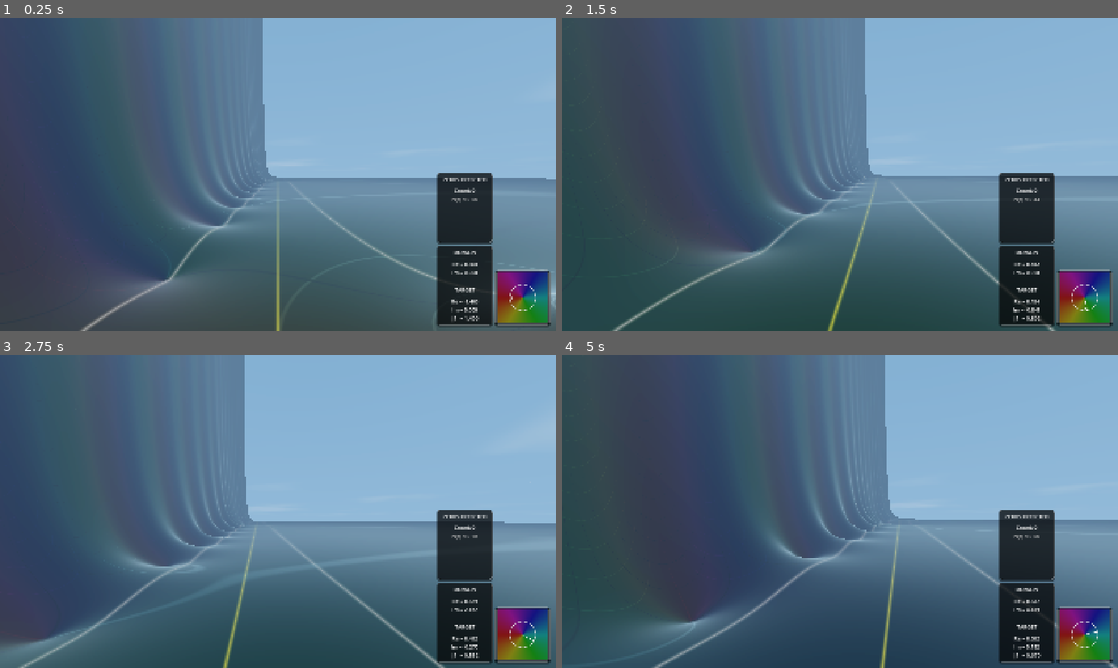
Above: before the commit, frames 1-4 (two rows, left to right).
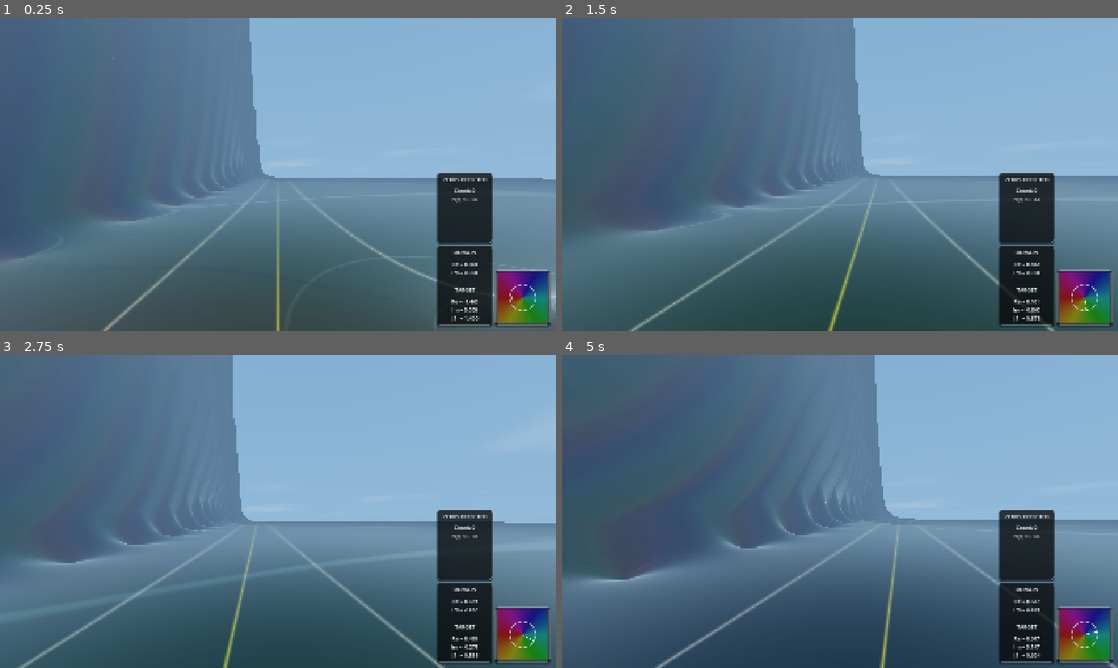
Above: after the commit, the same moments.

Repository: allanino/complex-functions-explorer
Game: Godot game, scene res://core/main.tscn
The game is run twice, just before and just after one commit, with the same random seed, the same clock (stepped at 60 frames per second) and the same inputs.
Inputs (mouse positions are in pixels of both pictures, inside the frame that each line leads up to):
- Up to frame 1 (0.25 s): no input
- Up to frame 2 (1.5 s): tap Enter at 0.5 s; move the mouse to (867, 174) at 0.52 s; hold W (move_forward) from 0.53 s (still down); tap G at 0.6 s; click (867, 174) at 0.67 s; tap Space at 0.77 s; move the mouse to (812, 174) at 1.27 s; tap N at 1.35 s
- Up to frame 3 (2.75 s): keep holding W (move_forward); tap Space at 1.52 s; move the mouse to (289, 505) at 2.02 s; tap C at 2.1 s
- Up to frame 4 (5 s): keep holding W (move_forward); move the mouse to (834, 517) at 2.77 s; tap Z at 2.85 s; click (834, 517) at 2.92 s; tap Space at 3.02, 3.77, 4.52 s; move the mouse to (878, 514) at 3.52 s; tap R at 3.6 s; move the mouse to (795, 508) at 4.27 s; tap Shift at 4.35 s

The runs differ from the first frame. In frame 1, 26% of the frame differs, in the area x 0-100%, y 0-100%; in frame 2, 26%; in frame 3, 12%; in frame 4, 24%.

Commit message:
fix: Apply remainder approximation to Dirichlet Eta function
Computes the remainder term for Dirichlet Eta function to improve accuracy.
When evaluated in pairs terminating on an even number of iterations,
the remainder term 0.5 * amplitude(next_term) guarantees a positive sign.
The fix is implemented in `math/complex_field.gd` and `math/complex_field.gdshaderinc`
in both normal and with_derivatives variants.

Co-authored-by: allanino <5325241+allanino@users.noreply.github.com>

Diff:
--- a/math/complex_field.gd
+++ b/math/complex_field.gd
@@ -98,6 +98,7 @@
 static func dirichlet_eta(x: float, y: float, iterations: int) -> Vector2:
 	if iterations <= 0: return Vector2.ZERO
 	var eta = Vector2.ZERO
+	var actual_iters = 0
 	for n in range(1, iterations + 1, 2):
 		var nf = float(n)
 		var amp = pow(nf, -x)
@@ -110,7 +111,17 @@
 		var theta2 = -y * log(nf2)
 		eta -= amp2 * Vector2(cos(theta2), sin(theta2))
 
+		actual_iters = n + 1
+
 		if (amp < 1e-4 || amp2 < 1e-4 || amp > 1e4 || amp2 > 1e4): break
+
+	if actual_iters > 0:
+		var next_n = float(actual_iters + 1)
+		var rem_amp = 0.5 * pow(next_n, -x)
+		var rem_theta = -y * log(next_n)
+		var rem_sign = 1.0 if (actual_iters % 2 == 0) else -1.0
+		eta += rem_sign * rem_amp * Vector2(cos(rem_theta), sin(rem_theta))
+
 	return eta
 
 static func dirichlet_beta(x: float, y: float, iterations: int) -> Vector2:
@@ -197,6 +208,7 @@
 	if iterations <= 0: return [Vector2.ZERO, Vector2.ZERO]
 	var eta = Vector2.ZERO
 	var deta_dx = Vector2.ZERO
+	var actual_iters = 0
 	for n in range(1, iterations + 1, 2):
 		var nf = float(n)
 		var amp = pow(nf, -x)
@@ -214,7 +226,21 @@
 		eta -= term2
 		deta_dx += log_n2 * term2
 
+		actual_iters = n + 1
+
 		if (amp < 1e-4 || amp2 < 1e-4 || amp > 1e4 || amp2 > 1e4): break
+
+	if actual_iters > 0:
+		var next_n = float(actual_iters + 1)
+		var rem_amp = 0.5 * pow(next_n, -x)
+		var rem_log_n = log(next_n)
+		var rem_theta = -y * rem_log_n
+		var rem_sign = 1.0 if (actual_iters % 2 == 0) else -1.0
+		var rem_term = rem_sign * rem_amp * Vector2(cos(rem_theta), sin(rem_theta))
+
+		eta += rem_term
+		deta_dx -= rem_log_n * rem_term
+
 	return [eta, deta_dx]
 
 static func zeta_with_derivatives(x: float, y: float) -> Array:
Not shown, changed: math/complex_field.gdshaderinc
